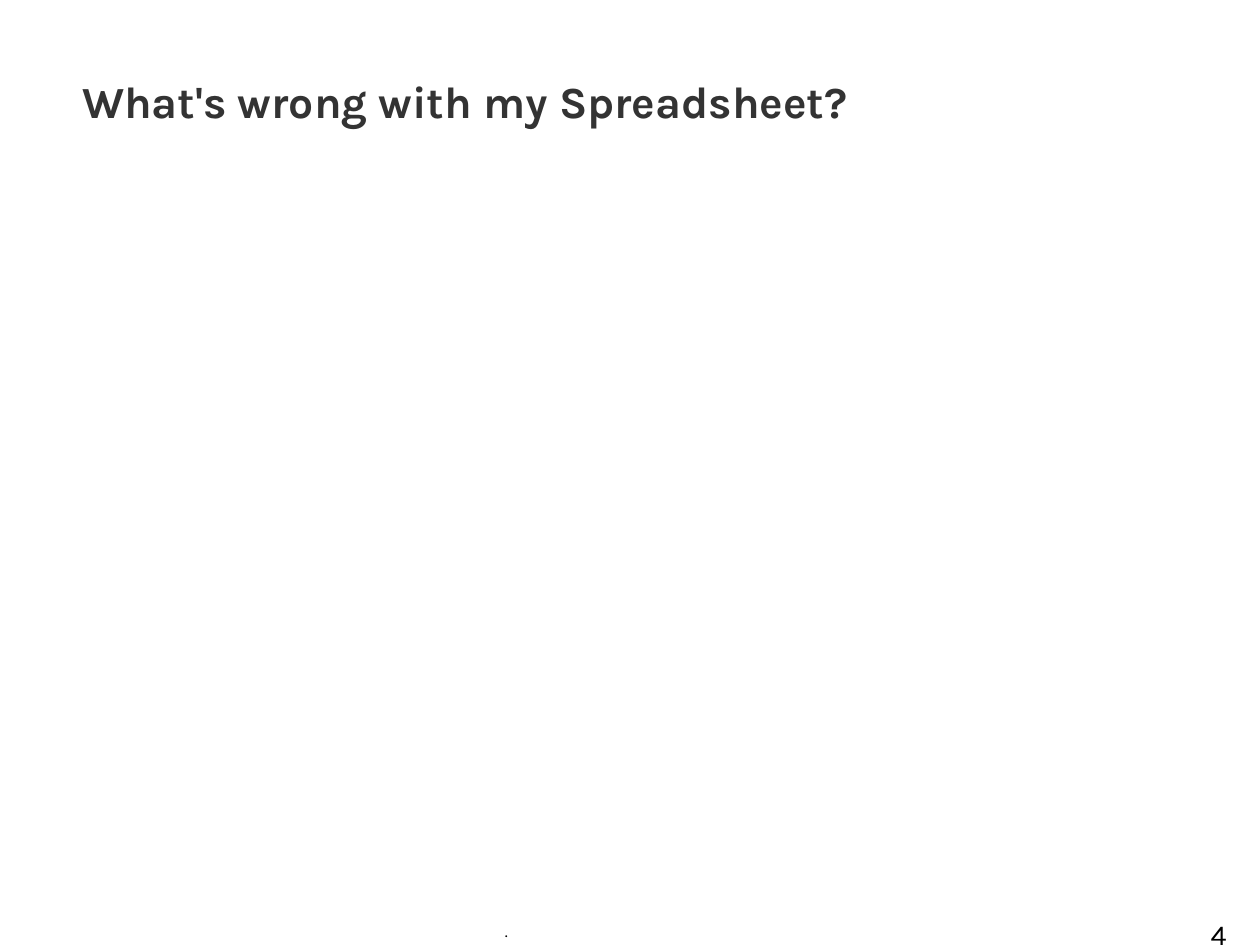
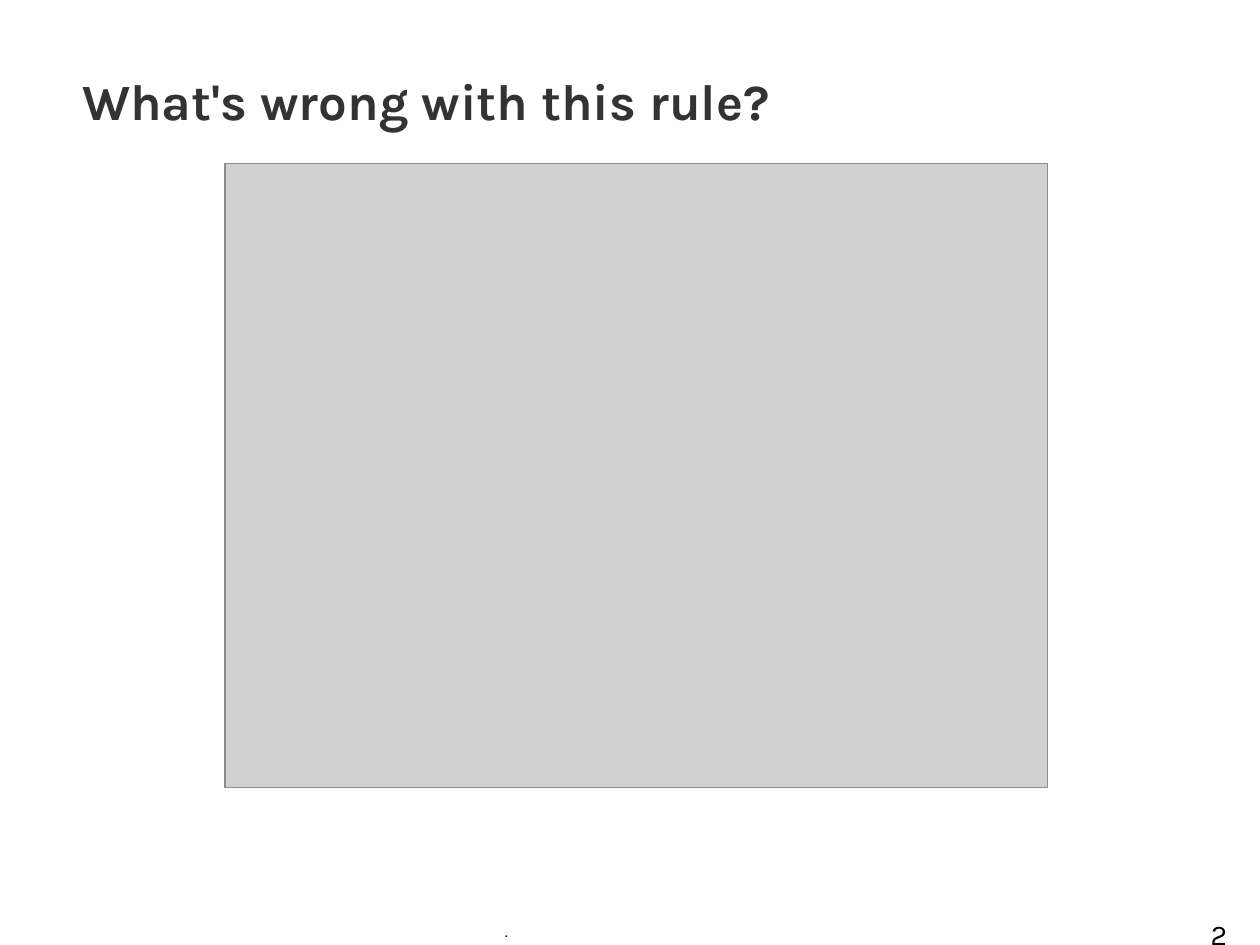
Before and after one commit to tkobayas/kie-live, a slide deck: slide 2 of 2021_Drools_trouble_shooting.odp (slide 4 before the commit). Drawn at 1260x945 pixels with LibreOffice and Linux fonts; fonts in the diff are those of the drawing; grey boxes stand for pictures; background and template pictures are left out. Boxes give left, top, right and bottom in pixels: in the first picture for what was removed or moved away, otherwise in the second. Text is boxed around its words. In the diff, an @@ line names an element or a change of style, - is before the commit and + after.

```diff
--- a/2021_Drools_trouble_shooting.odp
+++ b/2021_Drools_trouble_shooting.odp
@@ title at box(82, 84, 769, 132): text changed; size 28 to 32 pt @@
-What's wrong with my Spreadsheet?
+What's wrong with this rule?
@@ picture added at box(225, 164, 1048, 788) @@
@@ page number at box(1193, 900, 1247, 945): text changed @@
-4
+2
```
Also in this commit, not shown: 4 other slides changed, 11 slides added, 1 slide removed, 8 other files.
